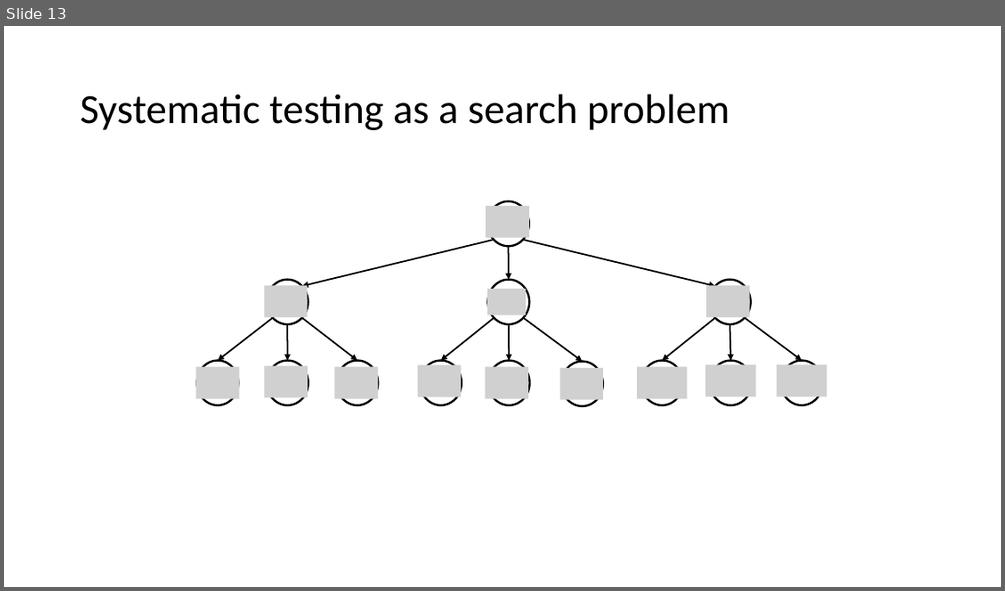
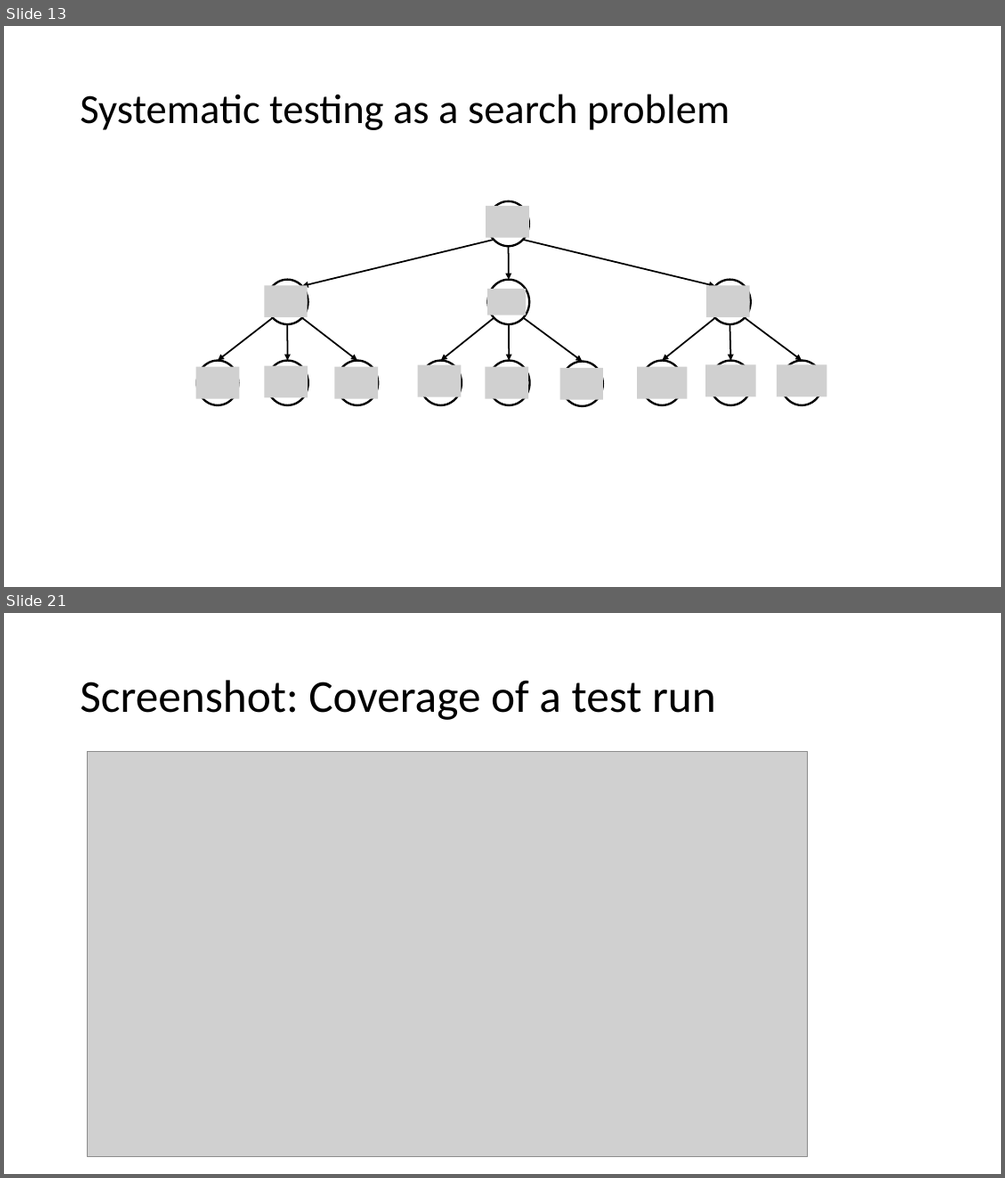
Before and after one commit to p-org/P, a slide deck: Tutorial/P-tutorial.pptx. Shown one above the other, each under a label of ours: slide 13 before the commit, slides 13 and 21 after it; the slides between them are not shown. The pictures are 1005x591 and 1005x1178 pixels, drawn with LibreOffice and Linux fonts; fonts in the diff are those of the drawing; grey boxes stand for pictures. Boxes give left, top, right and bottom in pixels: in the first picture for what was removed or moved away, otherwise in the second. Text is boxed around its words. In the diff, an @@ line names an element or a change of style, - is before the commit and + after.

```diff
--- a/Tutorial/P-tutorial.pptx
+++ b/Tutorial/P-tutorial.pptx
@@ slide 21 added at [4,613,1001,1174], background #FFFFFF @@
@@ title added at [80,680,716,720], 44 pt, text #000000 @@
+Screenshot: Coverage of a test run
@@ picture added at [87,751,807,1157] @@
```
Also in this commit, not shown: 7 other slides added, 4 other files.
